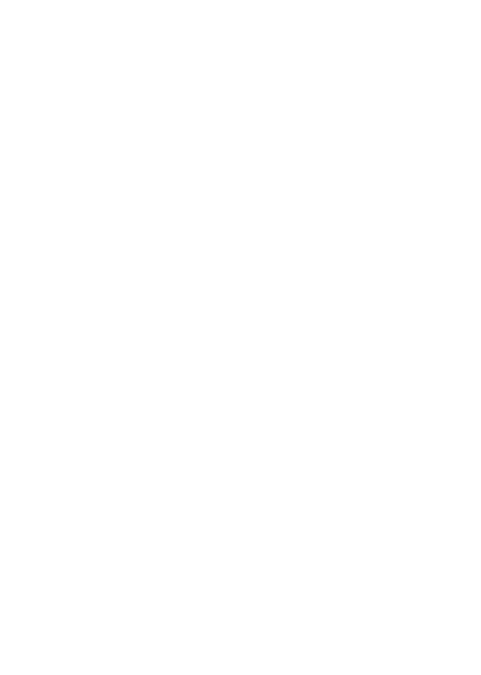
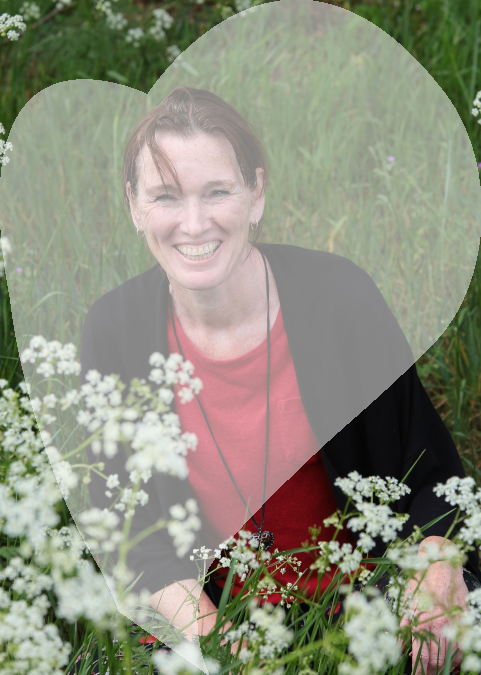
Revision of a layered 481×675 image; what changed, layer by layer:
added layer "Pasted Layer" above "mask_hart.png" over (0, 0, 481, 675)
